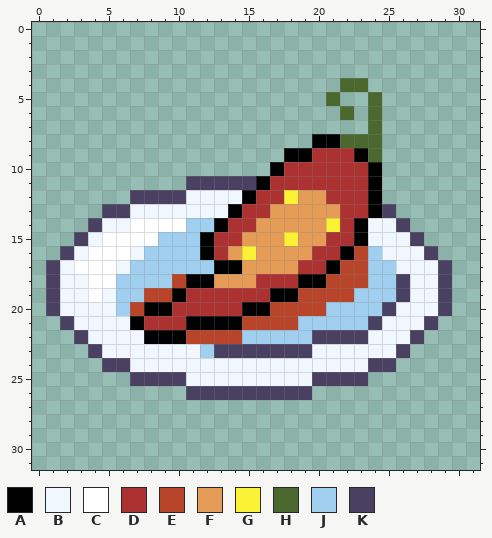
One commit to this pixel-art sprite: FA21ACTION_B/Assets/Art Assets/PickUps/Taco_Pickup.png. This is how it looked before the edit.
The file is 32x32 pixels.
Palette (. is transparent): A #000000  B #f0f7ff  C #ffffff  D #ac3232  E #b84429  F #e59c57  G #fbf236  H #4b692f  J #a0cfef  K #4a4062
Pixels before, first column x 1:
 4 .....................HH......
 5 ....................H..H.....
 6 .....................H.H.....
 7 .......................H.....
 8 ...................AAHHH.....
 9 .................AADDDAH.....
10 ................ADDDDDDA.....
11 ..........KKKKKADDDDDDDA.....
12 ......KKKKBBBBADDGFFDDDA.....
13 ....KKBBBBBBBADDFFFFFDDAK....
14 ...KBBCCCCJJADDFFFFFGDABBK...
15 ..KBCCCCJJJADDFFFGFFDDABBBK..
16 .KBCCCBJJJJADFGFFFFDDAEJBBBK.
17 KBCCCBJJJJJJAAFFFFDDAEEJJBBBK
18 KBBCCJJJJEAAFFFDDDAAEEEJJKBBK
19 KBBCBJJEEADDDDDDAAEEEEJJJKBBK
20 KBBBBJEAADDDDDAAEEEEJJJJKBBBK
21 .KBBBBADDDAAAAEEEEJJJJJKBBBK.
22 ..KBBBBAAAEEEEJJJJJKKKKBBBK..
23 ...KBBBBBBBJKKKKKKKBBBBBBK...
24 ....KKBBBBBBBBBBBBBBBBBKK....
25 ......KKKKBBBBBBBBBKKKK......
26 ..........KKKKKKKKK..........
The result:
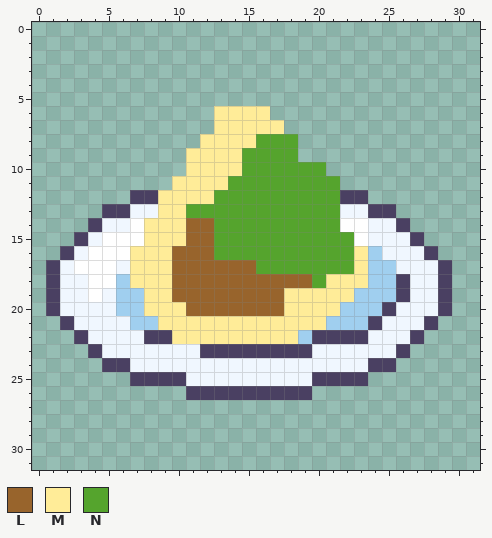
Colours new in this view: L #98642c  M #ffec98  N #55a42d
Diff:
Changed rows in their new state; - is an unchanged pixel.
first column x 7:
 4 ---------------..-
 5 --------------.--.
 6 ------MMMM-----.-.
 7 ------MMMMM------.
 8 -----MMMMNNN-.....
 9 ----MMMMNNNN......
10 ----MMMMNNNNNN....
11 ---MMMMNNNNNNNN...
12 --MMMMNNNNNNNNNKK.
13 --MMNNNNNNNNNNNBBK
14 -MMMLLNNNNNNNNNCC-
15 -MMMLLNNNNNNNNNNC-
16 MMMLLLNNNNNNNNNNM-
17 MMMLLLLLLNNNNNNNM-
18 MMMLLLLLLLLLLNMMM-
19 -MMLLLLLLLLMMMMM--
20 JMMMLLLLLLLMMMM---
21 JJMMMMMMMMMMMM----
22 -KKMMMMMMMMM------
23 -----K------------
